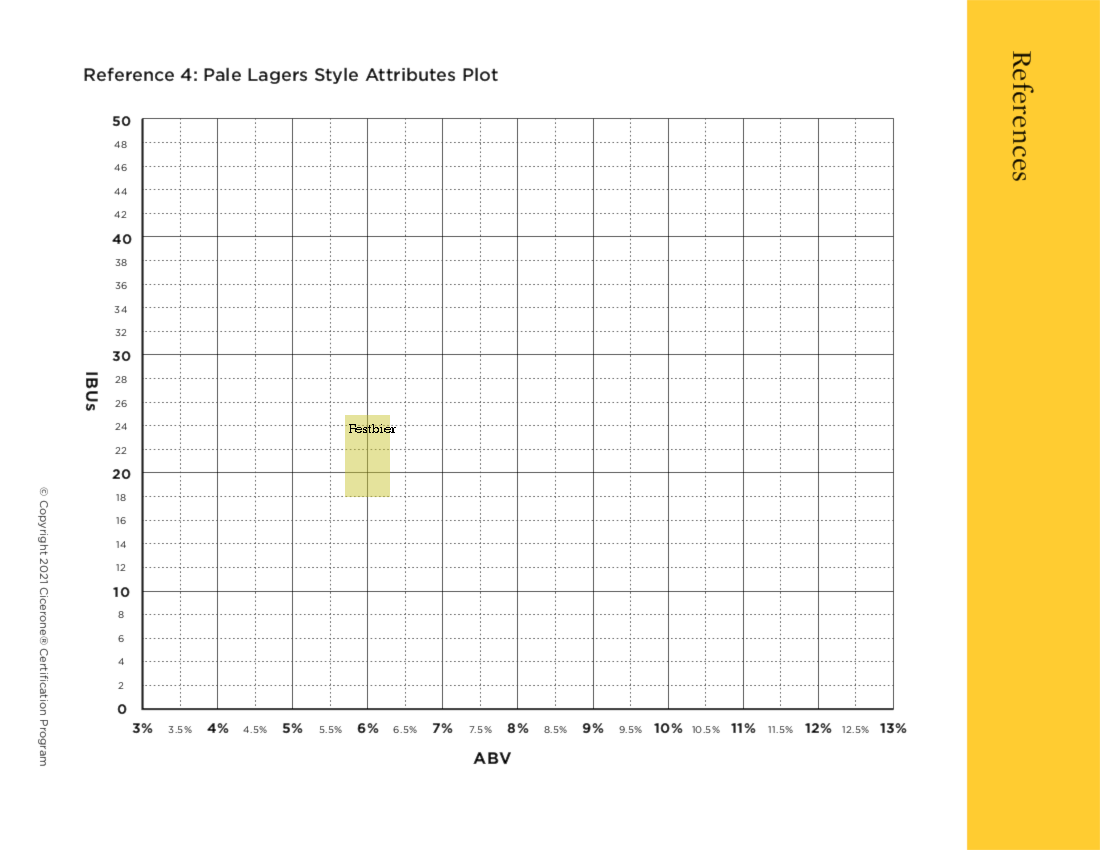
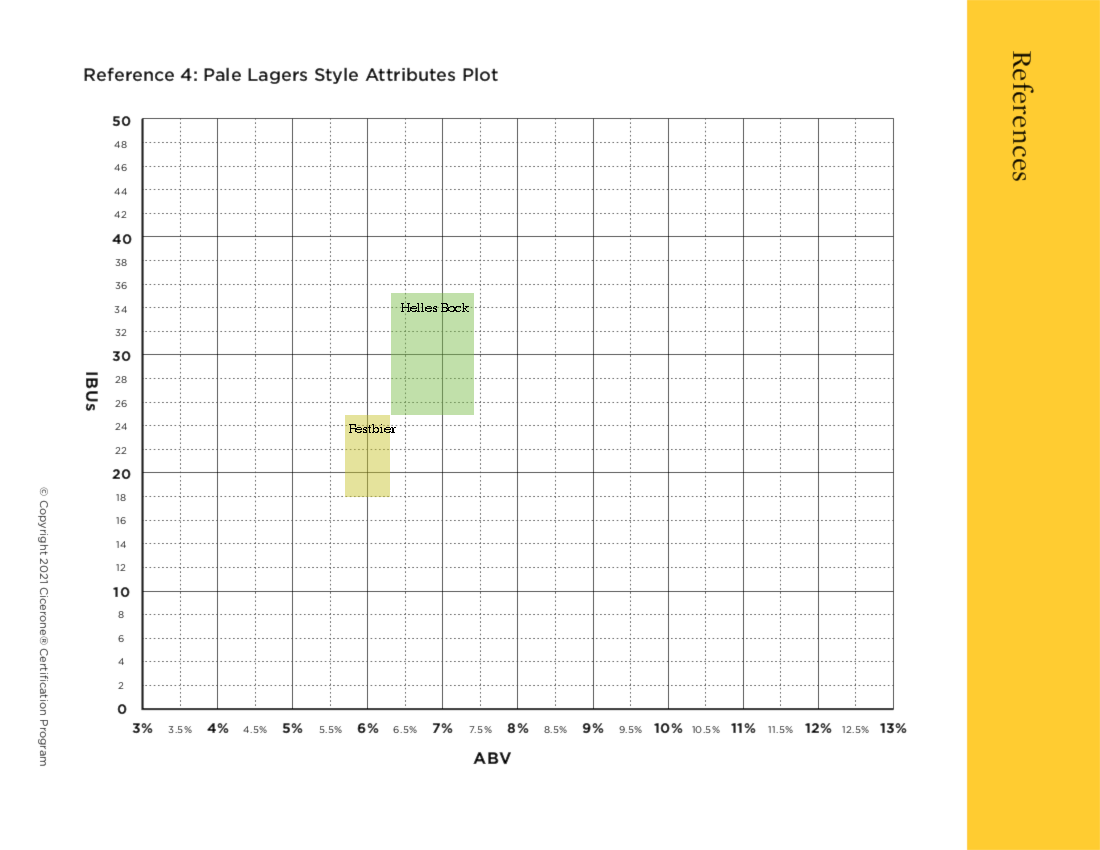
Layer changes from the first (1100, 850) image to the second:
added layer "Helles Bock #1" in group "Text" over 401, 303, 469, 312
added layer "Helles Bock" in group "Groups" over 391, 293, 474, 415
